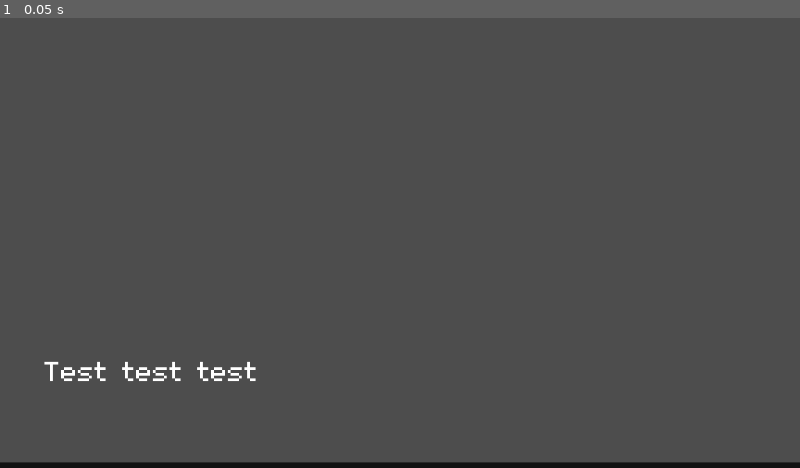
Above: before the commit, frame 1.
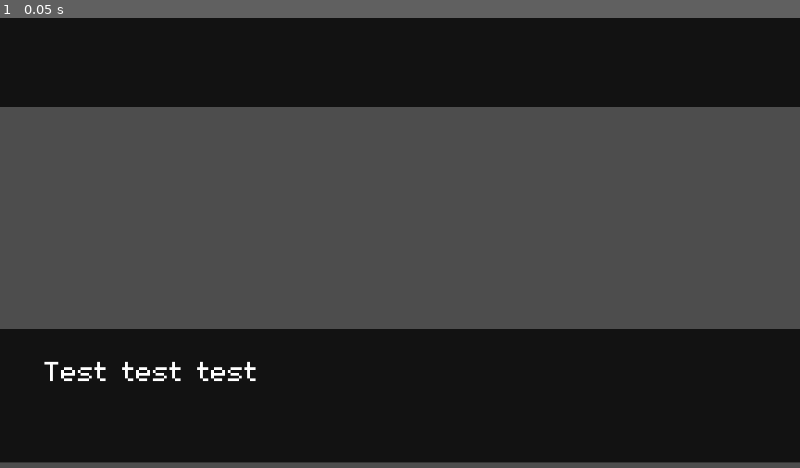
Above: after the commit, the same moment.

Repository: DubiousDuck/Manny-Takes-on-Upper-Management
Game: Godot game, scene res://ui/dialogue.tscn
Same seed, same stepped clock (60 frames per second), same inputs: the game is played once before the commit and once after it. This scene is started directly instead of the project's main scene.
Inputs:
- Up to frame 1 (0.05 s): no input

The runs differ from the first frame. In frame 1, 50% of the frame differs, in the area x 0-100%, y 0-100%.

Commit message:
start battle

Diff:
--- a/Global/audio_preload.tscn
+++ b/Global/audio_preload.tscn
@@ -1,6 +1,6 @@
 [gd_scene load_steps=2 format=3 uid="uid://b2twbcvjbm1vw"]
 
-[ext_resource type="Script" path="res://Global/audio_preload.gd" id="1_bgm7c"]
+[ext_resource type="Script" path="res://global/audio_preload.gd" id="1_bgm7c"]
 
 [node name="AudioPreload" type="AudioStreamPlayer"]
 process_mode = 3
--- a/Global/event_bus.gd
+++ b/Global/event_bus.gd
@@ -34,9 +34,3 @@
 #global player inputs
 signal input_advance
 signal input_back
-
-func _input(event):
-	if event.is_action_pressed("Advance"):
-		input_advance.emit()
-	elif event.is_action_pressed("Back"):
-		input_back.emit()
--- a/Global/global.gd
+++ b/Global/global.gd
@@ -55,3 +55,21 @@
 			_protag_talent.merge(target, true)
 		talent_type.COMPANY:
 			_company_talent.merge(target, true)
+
+## Player input signals
+
+func _input(event):
+	if event.is_action_pressed("Advance"):
+		EventBus.input_advance.emit()
+	elif event.is_action_pressed("Back"):
+		EventBus.input_back.emit()
+
+## Scene transition
+
+var current_enemies : Array[UnitData] = []
+
+func start_battle(overworld_rid, classes : Array[UnitData]):
+	print(overworld_rid, classes)
+	current_enemies = classes
+
+## Save and load
--- /dev/null
+++ b/global/player_data.gd
@@ -0,0 +1,4 @@
+class_name PlayerData extends Resource
+
+var player_name : String = "A"
+var enemies_engaged : int = 0
--- a/overworld/door.gd
+++ b/overworld/door.gd
@@ -5,4 +5,5 @@
 @export_file("*.tscn") var scene_to_go
 
 func _interact_call_back():
+	Global.start_battle(self.name, [load("res://unit/params/healer.tres")])
 	get_tree().change_scene_to_file(scene_to_go)
--- a/overworld/player.gd
+++ b/overworld/player.gd
@@ -11,7 +11,6 @@
 var holding = 0
 
 func _physics_process(delta):
-
 	var input_dir = Input.get_vector("ui_left", "ui_right", "ui_up", "ui_down")
 	var direction = Vector2(input_dir.x, input_dir.y).normalized()
 
--- a/project.godot
+++ b/project.godot
@@ -17,10 +17,10 @@
 
 [autoload]
 
-EventBus="*res://Global/event_bus.gd"
-Global="*res://Global/global.gd"
+EventBus="*res://global/event_bus.gd"
+Global="*res://global/global.gd"
 HexNavi="*res://addons/hex_grid_nav/hexagon_navigation.gd"
-AudioPreload="*res://Global/audio_preload.tscn"
+AudioPreload="*res://global/audio_preload.tscn"
 
 [display]
 
--- a/ui/dialogue.tscn
+++ b/ui/dialogue.tscn
@@ -74,15 +74,15 @@
 
 [node name="ColorRect" type="ColorRect" parent="."]
 layout_mode = 0
-offset_top = -128.0
 offset_right = 1152.0
+offset_bottom = 128.0
 color = Color(0.0728426, 0.0728426, 0.0728426, 1)
 
 [node name="ColorRect2" type="ColorRect" parent="."]
 layout_mode = 0
-offset_top = 640.0
+offset_top = 448.0
 offset_right = 1152.0
-offset_bottom = 832.0
+offset_bottom = 640.0
 color = Color(0.0728426, 0.0728426, 0.0728426, 1)
 
 [node name="Label" type="Label" parent="."]
